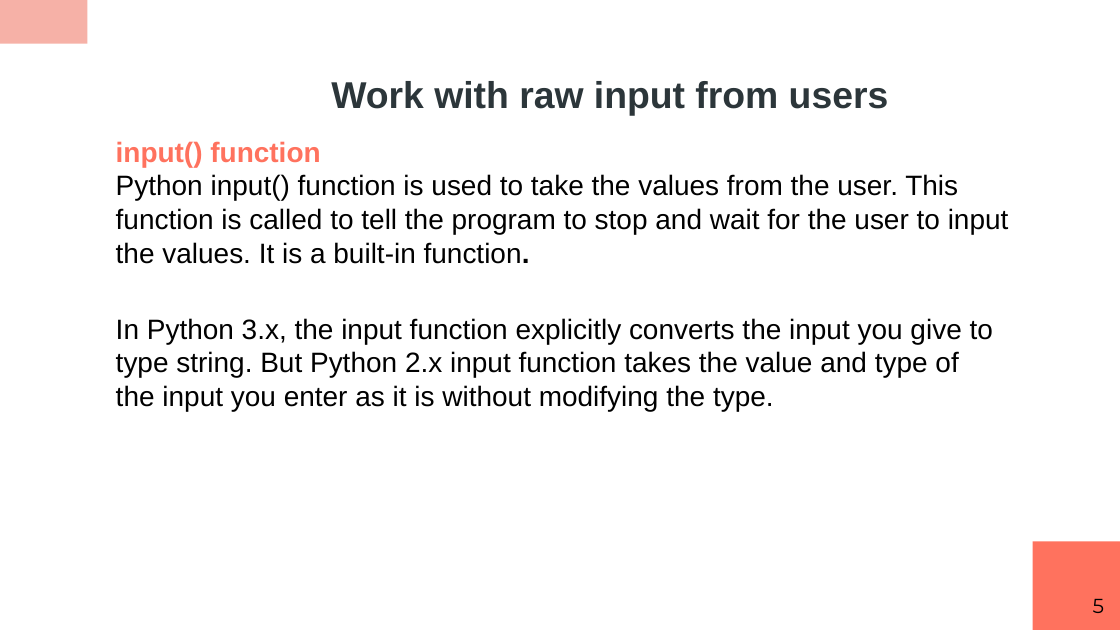
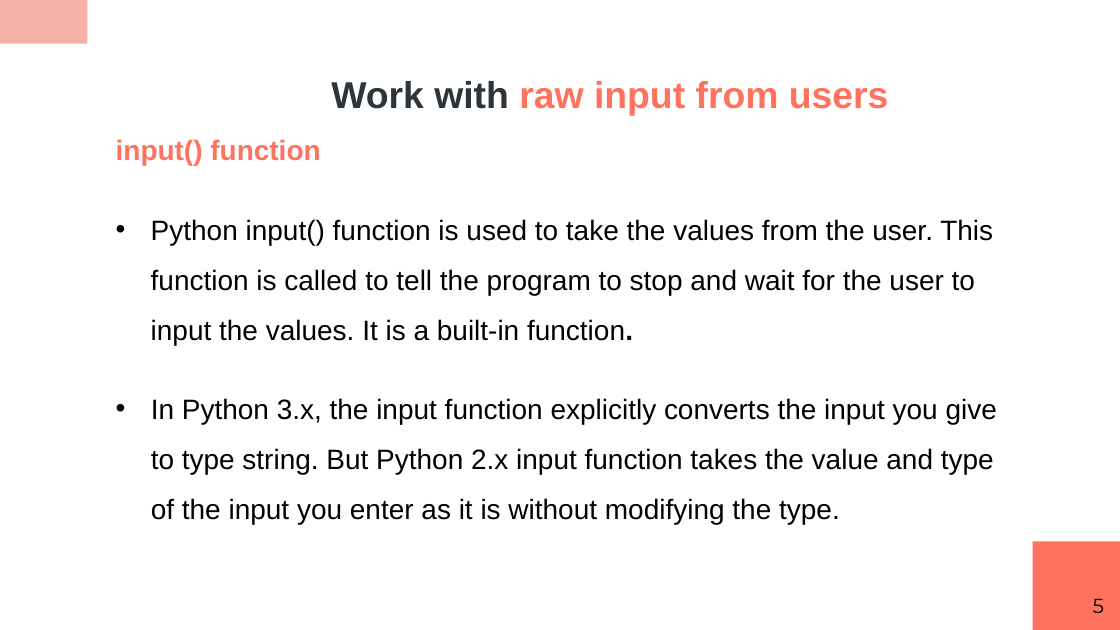
Before and after one commit to RashmivernekarN/ai_with_python_keonics, a slide deck: slide 5 of module2/ppt/Python Scripting.pptx. Drawn at 1120x630 pixels with LibreOffice and Linux fonts; fonts in the diff are those of the drawing. Boxes give left, top, right and bottom in pixels: in the first picture for what was removed or moved away, otherwise in the second. Text is boxed around its words. In the diff, an @@ line names an element or a change of style, - is before the commit and + after.

```diff
--- a/module2/ppt/Python Scripting.pptx
+++ b/module2/ppt/Python Scripting.pptx
@@ title "Work with raw input from ..." at (331, 81, 889, 116): text colour #2C363A to #FF725E in "raw input from users" @@
@@ text "input() function" at (116, 139, 993, 346): line spacing 1 to 1.5; bullet none to • @@
@@ text "In Python 3.x, the input ...": place and size @@
-text "In Python 3.x, the input ..." at (116, 318, 993, 411)
+text "In Python 3.x, the input ..." at (151, 398, 997, 525)
@@ text "In Python 3.x, the input ..." at (151, 398, 997, 525): bullet none to •; line spacing 1 to 1.5 @@
```
Also in this commit, not shown: 27 other slides changed, 39 slides added, 4 slides removed, 4 other files.
